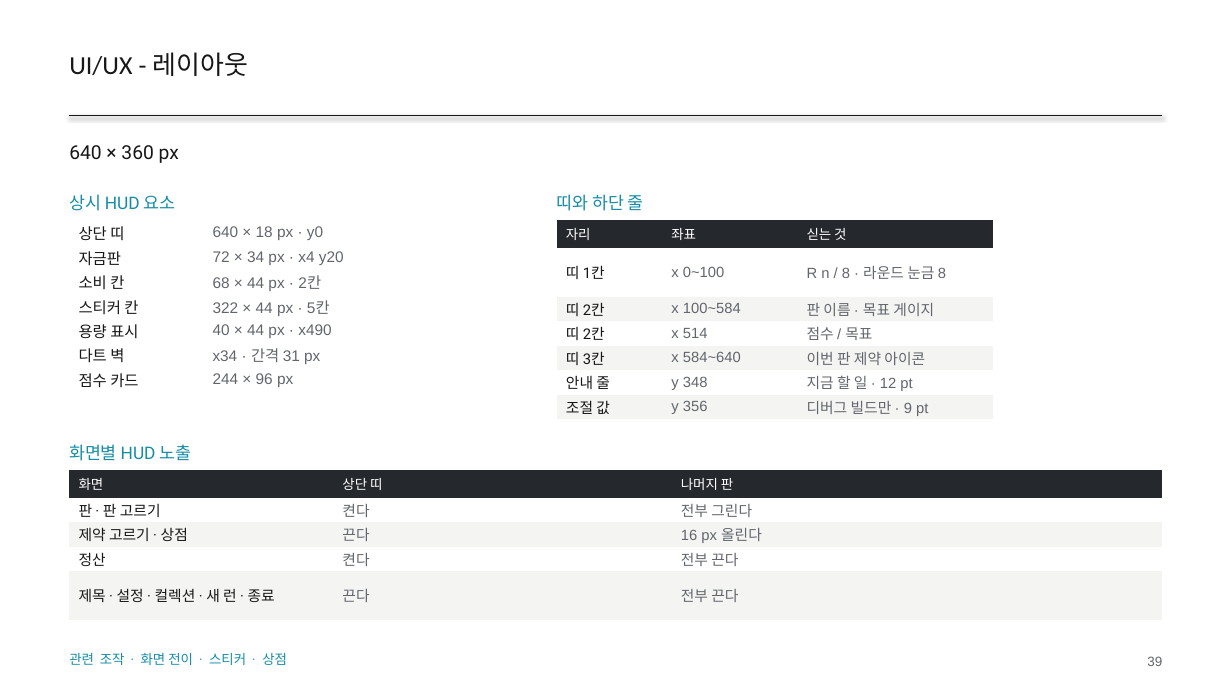
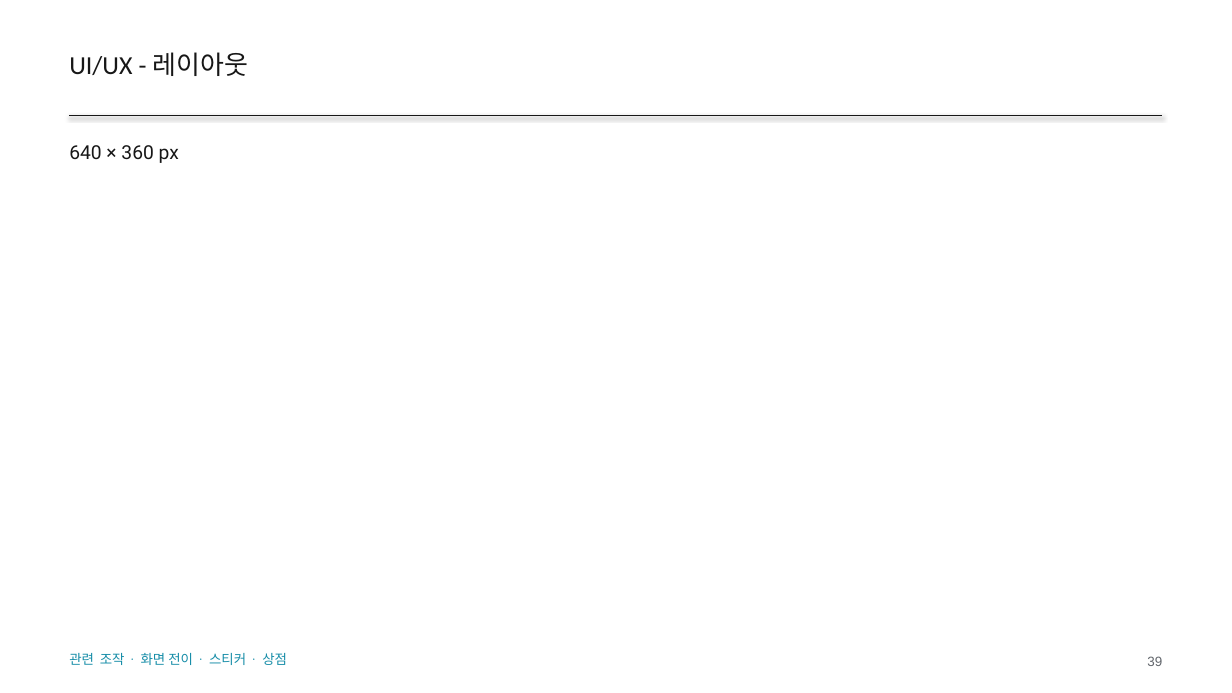
Before and after one commit to GGbong69/test-03, a slide deck: slide 39 of docs/HIGHTONE_기획서.pptx. Drawn at 1232x693 pixels with LibreOffice and Linux fonts; fonts in the diff are those of the drawing. Boxes give left, top, right and bottom in pixels: in the first picture for what was removed or moved away, otherwise in the second. Text is boxed around its words. In the diff, an @@ line names an element or a change of style, - is before the commit and + after.

```diff
--- a/docs/HIGHTONE_기획서.pptx
+++ b/docs/HIGHTONE_기획서.pptx
@@ text removed at [69,194,176,211] @@
-상시 HUD 요소
@@ text removed at [557,194,644,211] @@
-띠와 하단 줄
@@ table removed at [69,220,506,392], 7 rows, 2 columns @@
-상단 띠 | 640 × 18 px · y0
-자금판 | 72 × 34 px · x4 y20
-소비 칸 | 68 × 44 px · 2칸
-스티커 칸 | 322 × 44 px · 5칸
-용량 표시 | 40 × 44 px · x490
-다트 벽 | x34 · 간격 31 px
-점수 카드 | 244 × 96 px
@@ table removed at [557,220,994,420], 7 rows, 3 columns @@
-자리 | 좌표 | 싣는 것
-띠 1칸 | x 0~100 | R n / 8 · 라운드 눈금 8
-띠 2칸 | x 100~584 | 판 이름 · 목표 게이지
-띠 2칸 | x 514 | 점수 / 목표
-띠 3칸 | x 584~640 | 이번 판 제약 아이콘
-안내 줄 | y 348 | 지금 할 일 · 12 pt
-조절 값 | y 356 | 디버그 빌드만 · 9 pt
@@ text removed at [69,444,192,461] @@
-화면별 HUD 노출
@@ table removed at [69,470,1163,619], 5 rows, 3 columns @@
-화면 | 상단 띠 | 나머지 판
-판 · 판 고르기 | 켠다 | 전부 그린다
-제약 고르기 · 상점 | 끈다 | 16 px 올린다
-정산 | 켠다 | 전부 끈다
-제목 · 설정 · 컬렉션 · 새 런 · 종료 | 끈다 | 전부 끈다
```
Also in this commit, not shown: 16 other slides changed, 3 other files.
